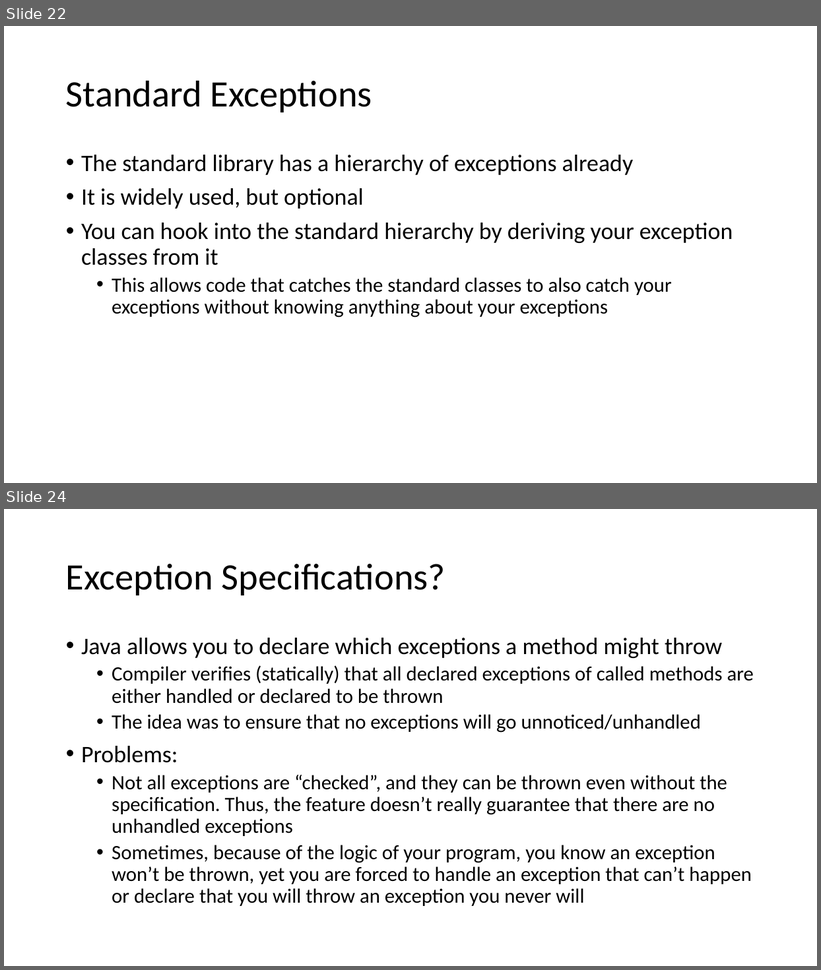
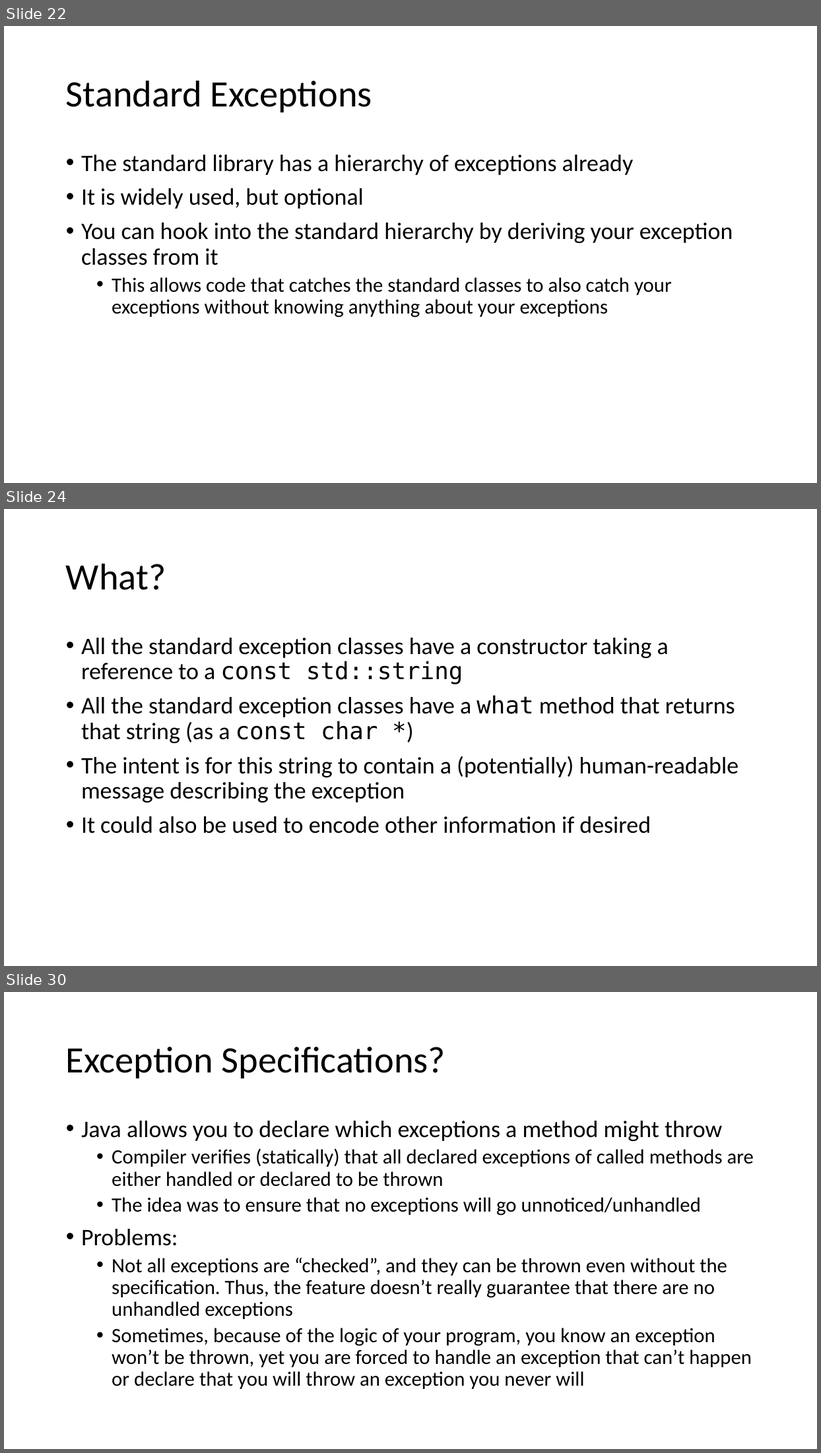
Before and after one commit to pchapin/cpp, a slide deck: Presentations/Exceptions.pptx. Shown one above the other, each under a label of ours: slides 22 and 24 before the commit, slides 22, 24 and 30 after it; the slides between them are not shown. The pictures are 821x970 and 821x1453 pixels, drawn with LibreOffice and Linux fonts; fonts in the diff are those of the drawing. Boxes give left, top, right and bottom in pixels: in the first picture for what was removed or moved away, otherwise in the second. Text is boxed around its words. In the diff, an @@ line names an element or a change of style, - is before the commit and + after.

Commit message:
More work on the Exceptions presentation.

```diff
--- a/Presentations/Exceptions.pptx
+++ b/Presentations/Exceptions.pptx
@@ slide 24 added at [4,509,817,966], background #FFFFFF @@
@@ title added at [66,563,166,590], 44 pt, text #000000 @@
+What?
@@ text added at [81,638,739,834], 28 pt, text #000000 @@
+• All the standard exception classes have a constructor taking a reference to a const std::string
+• All the standard exception classes have a what method that returns that string (as a const char *)
+• The intent is for this string to contain a (potentially) human-readable message describing the exception
+• It could also be used to encode other information if desired
@@ what was slide 24 is now slide 30 @@
```
Also in this commit, not shown: 6 slides changed, 5 other slides added.
